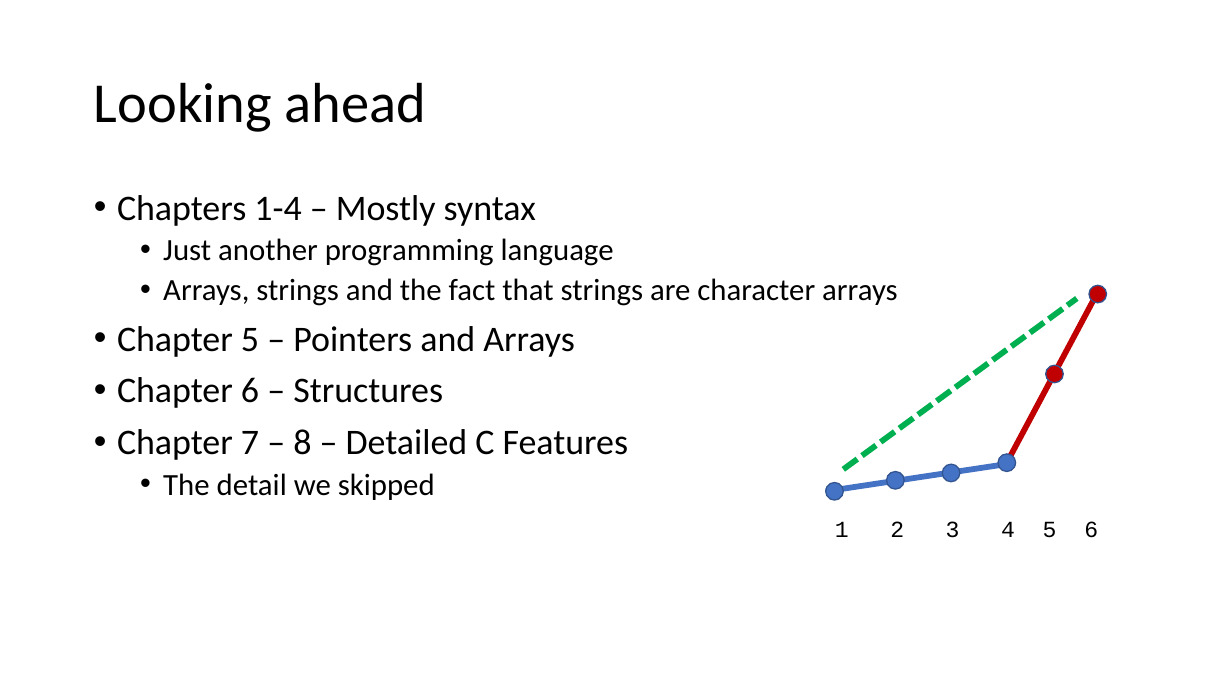
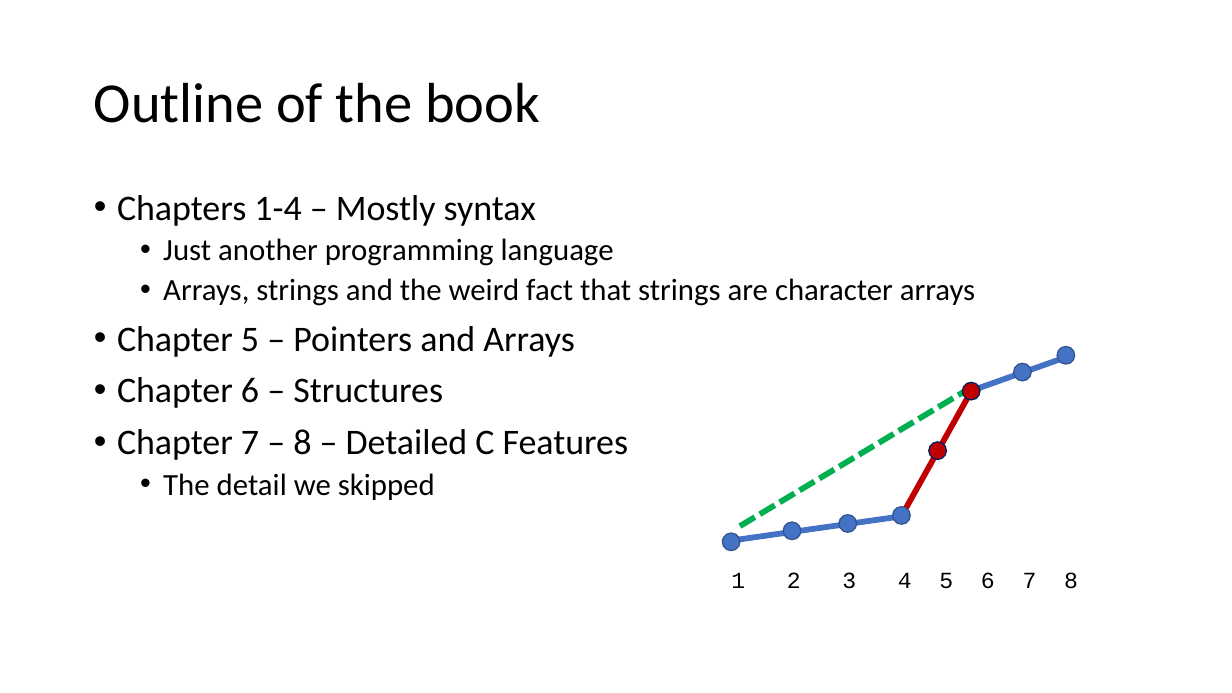
Before and after one commit to csev/cc4e, a slide deck: slide 3 of lectures/KR-1.pptx. Drawn at 1232x693 pixels with LibreOffice and Linux fonts; fonts in the diff are those of the drawing. Boxes give left, top, right and bottom in pixels: in the first picture for what was removed or moved away, otherwise in the second. Text is boxed around its words. In the diff, an @@ line names an element or a change of style, - is before the commit and + after.

```diff
--- a/lectures/KR-1.pptx
+++ b/lectures/KR-1.pptx
@@ title at bbox=[94, 82, 540, 123]: text changed @@
-Looking ahead
+Outline of the book
@@ text at bbox=[163, 278, 975, 306]: text changed @@
-  • Arrays, strings and the fact that strings are character arrays
+  • Arrays, strings and the weird fact that strings are character arrays
@@ ellipse removed at bbox=[1090, 286, 1107, 303] @@
@@ ellipse: place and size @@
-ellipse at bbox=[1046, 365, 1064, 383]
+ellipse at bbox=[1057, 347, 1075, 364]
@@ ellipse at bbox=[1057, 347, 1075, 364]: fill #C00000 to #4472C4 @@
@@ line moved from (1097, 294) - (1007, 463) to (973, 388) - (901, 518) @@
@@ group added at bbox=[723, 357, 1068, 551]: 3 ellipses, 1 line @@
@@ ellipse: place and size @@
-ellipse at bbox=[998, 454, 1016, 471]
+ellipse at bbox=[1014, 363, 1031, 381]
@@ line moved from (844, 470) - (1077, 299) to (740, 526) - (965, 391) @@
@@ ellipse: place and size @@
-ellipse at bbox=[943, 464, 960, 482]
+ellipse at bbox=[929, 442, 946, 459]
@@ ellipse at bbox=[929, 442, 946, 459]: fill #4472C4 to #C00000; outline #325491 1 pt to #002060 1 pt @@
@@ ellipse: place and size @@
-ellipse at bbox=[887, 471, 905, 489]
+ellipse at bbox=[893, 506, 910, 524]
@@ line moved from (826, 492) - (1016, 463) to (723, 542) - (902, 517) @@
@@ ellipse: place and size @@
-ellipse at bbox=[826, 482, 844, 500]
+ellipse at bbox=[839, 515, 857, 532]
@@ text at bbox=[731, 572, 1078, 589]: text changed @@
-1 2 3 4 5 6
+1 2 3 4 5 6 7 8
```
Also in this commit, not shown: 1 other slide changed, 3 other files.
